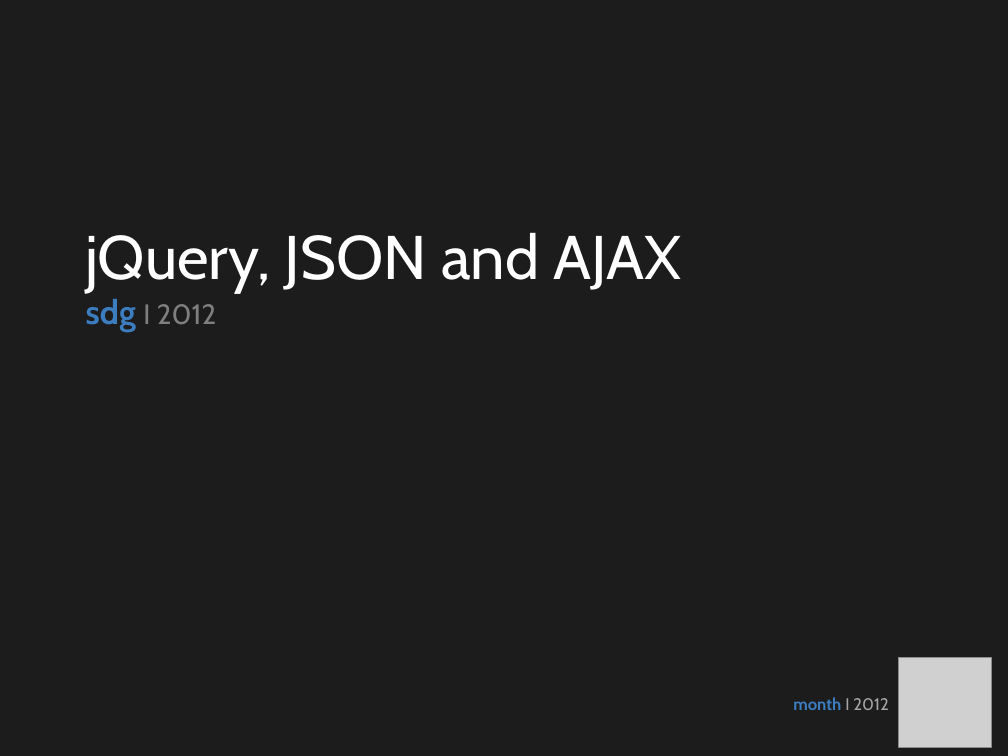
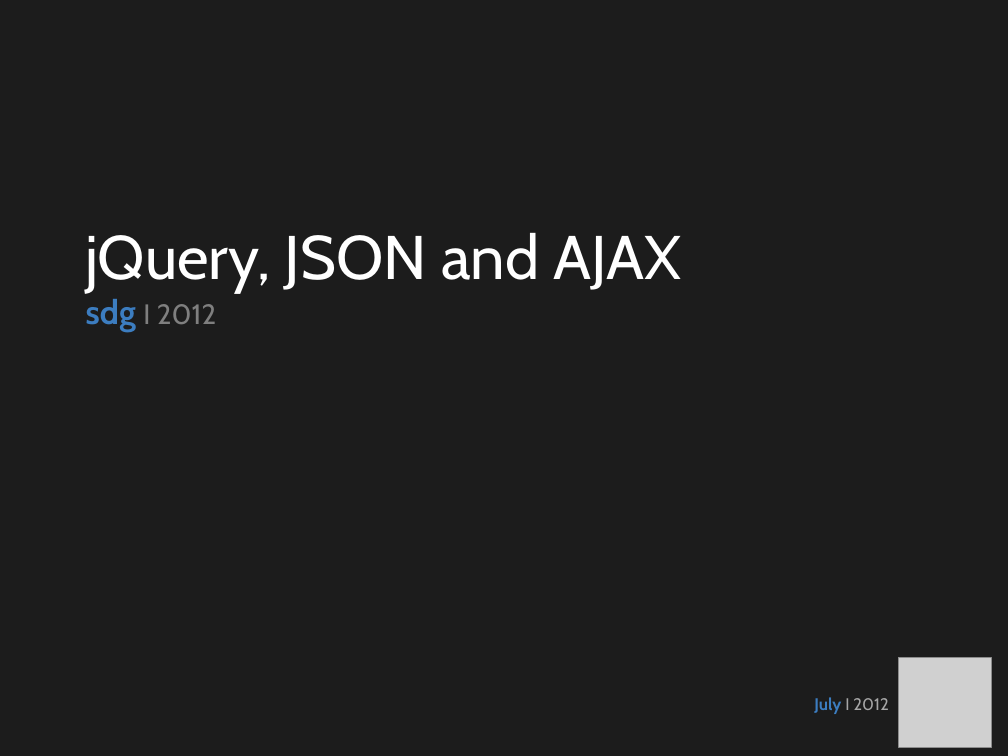
Before and after one commit to davidamoen/SDG-jQuery-COP, a slide deck: slide 1 of slides.ppt. Drawn at 1008x756 pixels with LibreOffice and Linux fonts; fonts in the diff are those of the drawing; grey boxes stand for pictures. Boxes give left, top, right and bottom in pixels: in the first picture for what was removed or moved away, otherwise in the second. Text is boxed around its words. In the diff, an @@ line names an element or a change of style, - is before the commit and + after.

```diff
--- a/slides.ppt
+++ b/slides.ppt
@@ text at (x1=814, y1=697, x2=889, y2=714): text changed; text colour #3C7DC0 to #A6A6A6; bold off @@
-month I 2012
+July I 2012
```
Also in this commit, not shown: 1 other slide changed, 1 other file.
